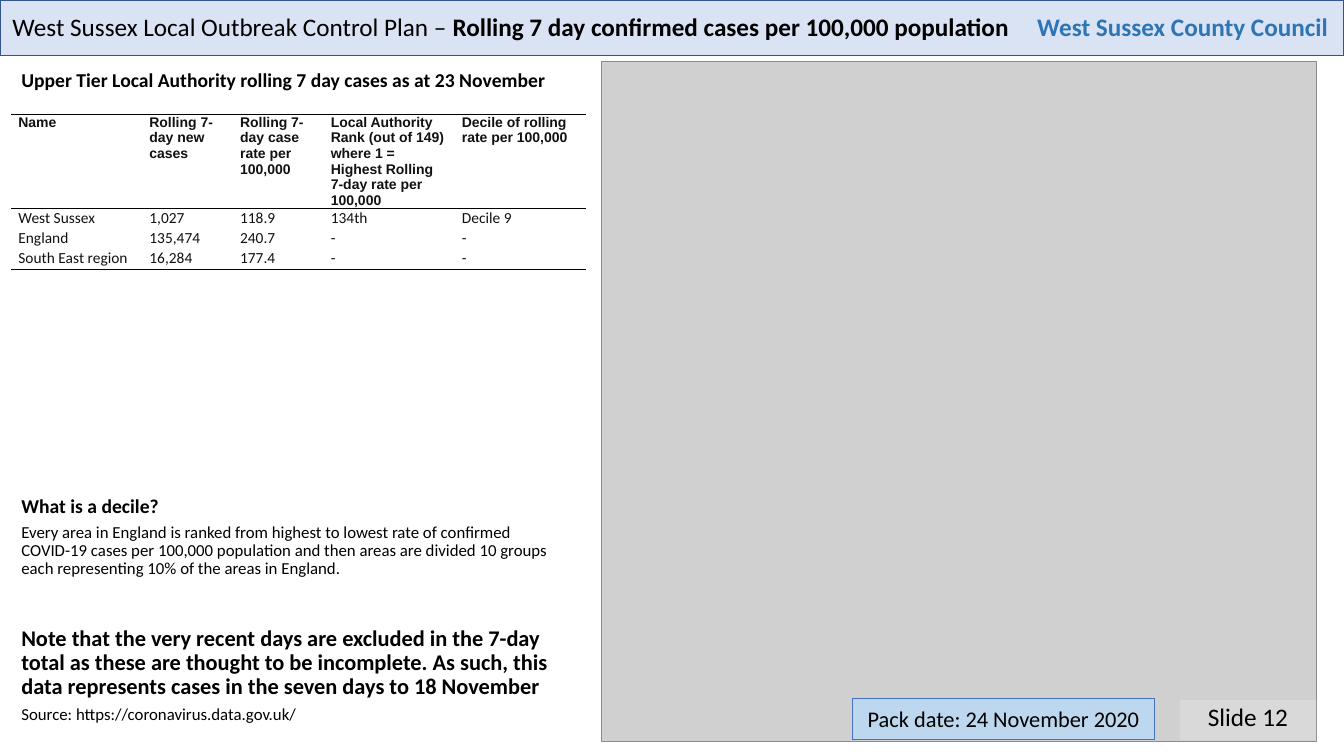
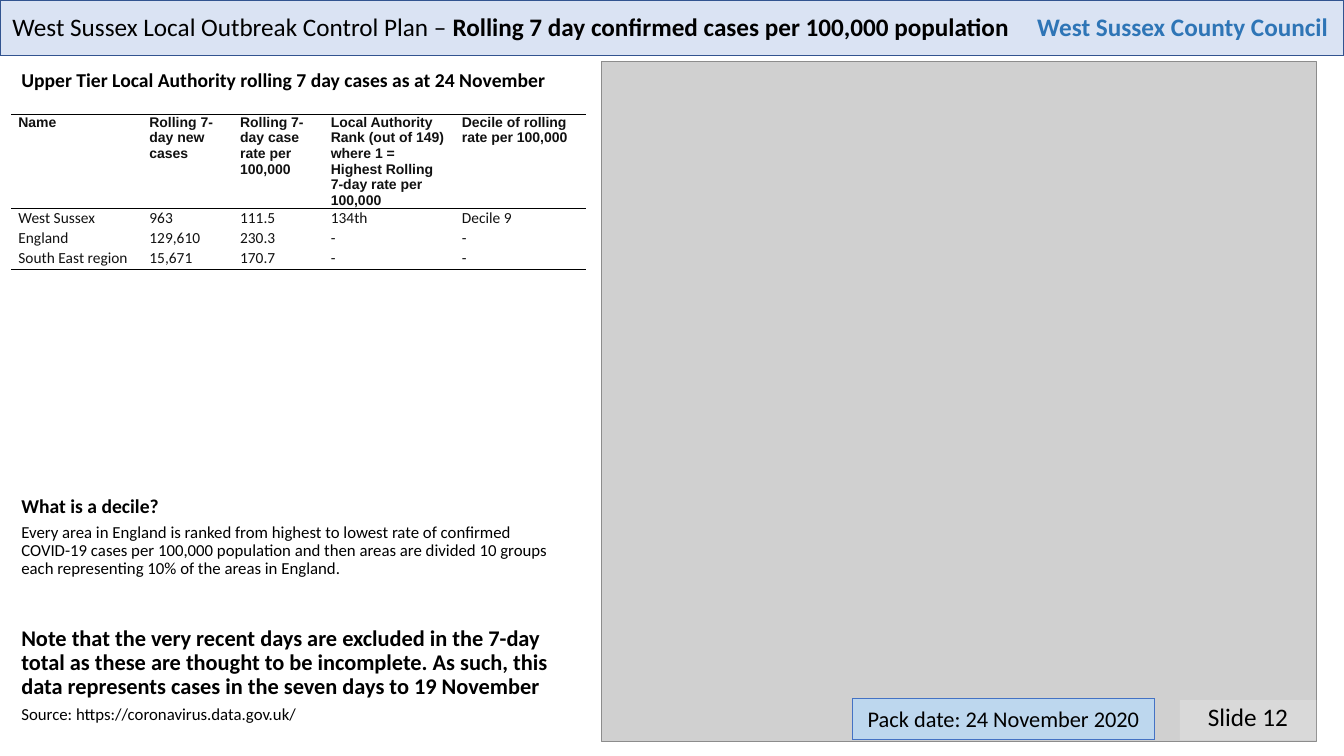
Before and after one commit to psychty/wsx_covid_datapack_public, a slide deck: slide 12 of Latest_West_Sussex_C19_slide_deck.pptx. Drawn at 1344x756 pixels with LibreOffice and Linux fonts; fonts in the diff are those of the drawing; grey boxes stand for pictures. Boxes give left, top, right and bottom in pixels: in the first picture for what was removed or moved away, otherwise in the second. Text is boxed around its words. In the diff, an @@ line names an element or a change of style, - is before the commit and + after.

```diff
--- a/Latest_West_Sussex_C19_slide_deck.pptx
+++ b/Latest_West_Sussex_C19_slide_deck.pptx
@@ text at (x1=21, y1=73, x2=545, y2=91): text changed @@
-Upper Tier Local Authority rolling 7 day cases as at 23 November
+Upper Tier Local Authority rolling 7 day cases as at 24 November
@@ table at (x1=11, y1=115, x2=586, y2=394) @@
-row 2, column 2: 1,027
+row 2, column 2: 963
-row 2, column 3: 118.9
+row 2, column 3: 111.5
-row 3, column 2: 135,474
+row 3, column 2: 129,610
-row 3, column 3: 240.7
+row 3, column 3: 230.3
-row 4, column 2: 16,284
+row 4, column 2: 15,671
-row 4, column 3: 177.4
+row 4, column 3: 170.7
@@ text at (x1=21, y1=630, x2=547, y2=698): text changed @@
-Note that the very recent days are excluded in the 7-day total as these are thought to be incomplete. As such, this data represents cases in the seven days to 18 November
+Note that the very recent days are excluded in the 7-day total as these are thought to be incomplete. As such, this data represents cases in the seven days to 19 November
```
Also in this commit, not shown: 3 other slides changed, 44 other files.
